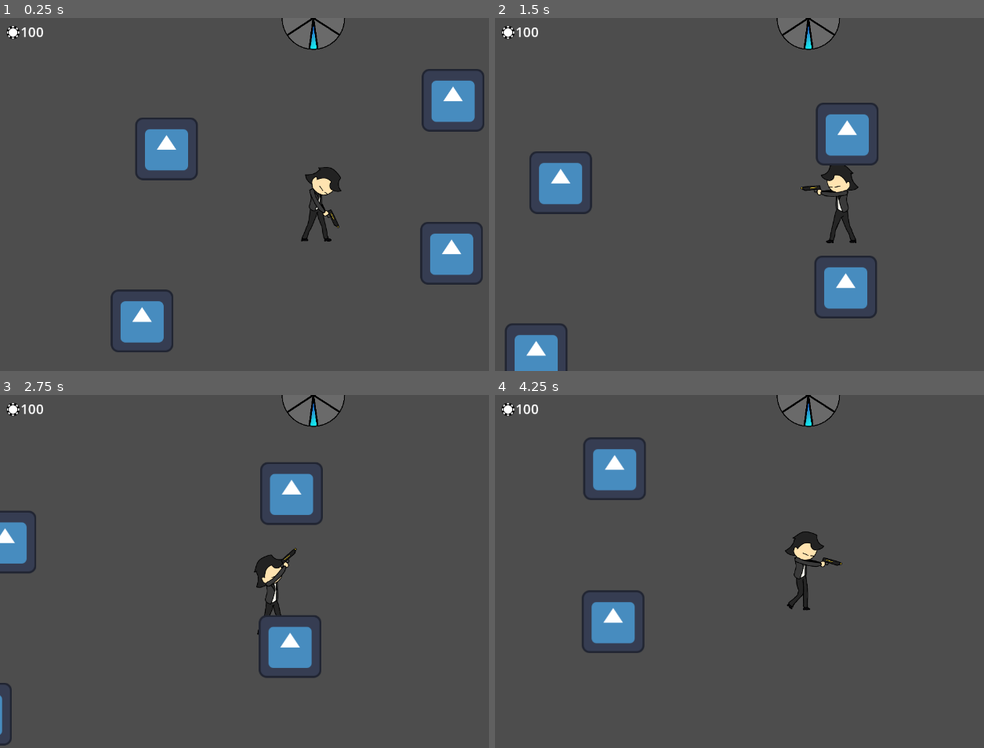
Above: before the commit, frames 1-4 (two rows, left to right).
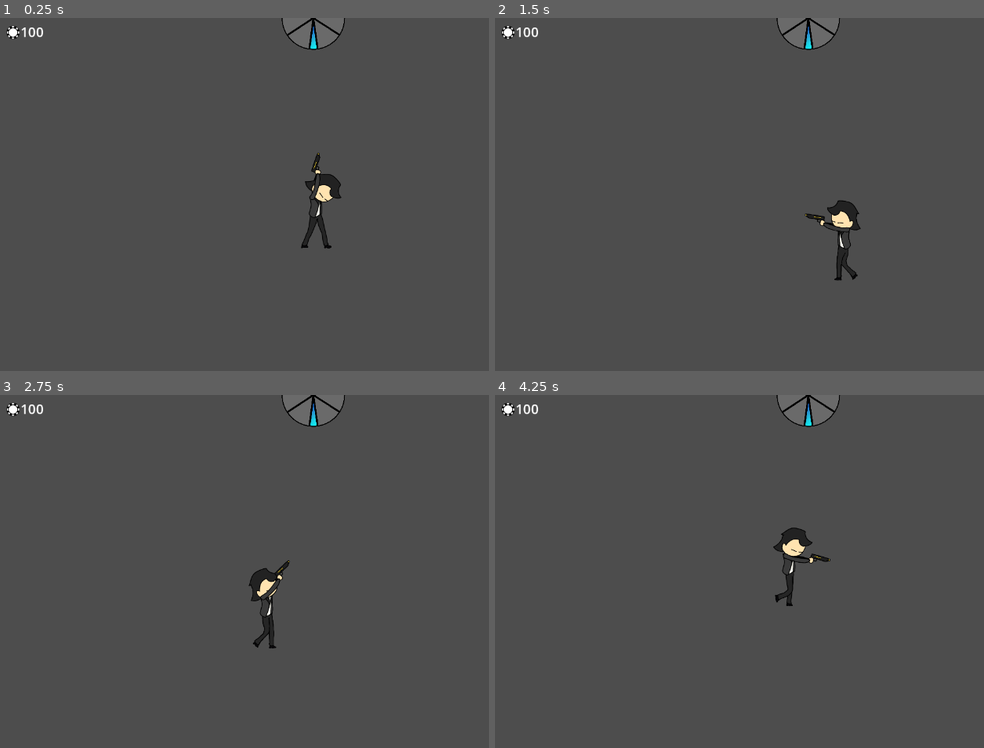
Above: after the commit, the same moments.

Repository: ClipperDev/spinning-game
Game: Godot game, scene res://levels/test_world.tscn
Two runs of this game, one before a commit and one after it. Both use one fixed random seed, a clock stepped at 60 frames per second and the inputs below. The engine's default icon, where the game draws it, is replaced by a stand-in: a white triangle on a blue panel in a dark square.
Inputs (mouse positions are in pixels of both pictures, inside the frame that each line leads up to):
- Up to frame 1 (0.25 s): no input
- Up to frame 2 (1.5 s): move the mouse to (944, 176) at 0.52 s; press the mouse at (944, 176) at 0.53 s; hold D (right) from 0.53 s (still down); tap Space (jump) at 0.77 s; move the mouse to (680, 212) at 1.27 s; release the mouse at (680, 212) at 1.28 s; tap Q (spin) at 1.35 s
- Up to frame 3 (2.75 s): tap Space (jump) at 1.52 s; move the mouse to (376, 493) at 2.02 s; release D (right) at 2.03 s; press the mouse at (376, 493) at 2.03 s; hold A (left) from 2.03 s (still down)
- Up to frame 4 (4.25 s): move the mouse to (778, 642) at 2.77 s; release A (left) at 2.78 s; release the mouse at (778, 642) at 2.78 s; hold D (right) from 2.78 s (still down); tap Q (spin) at 2.85 s; tap Space (jump) at 3.02, 3.77 s; move the mouse to (outside the picture) at 3.52 s; press the mouse at (outside the picture) at 3.53 s

The runs differ from the first frame. In frame 1, 6.1% of the frame differs, in the area x 22-100%, y 14-95%; in frame 2, 6.3%, in the area x 2-79%, y 24-100%; in frame 3, 4.5%; in frame 4, 3.8%.

Commit message:
tilemap added

Diff:
--- a/levels/test_world.tscn
+++ b/levels/test_world.tscn
@@ -3,9 +3,9 @@
 [ext_resource type="PackedScene" uid="uid://cd6fxjm4ouvsg" path="res://player/player.tscn" id="1_piha8"]
 [ext_resource type="PackedScene" uid="uid://dkp4a12gcwcqw" path="res://projectiles/default_jackpot_proj.tscn" id="2_c576j"]
 [ext_resource type="Script" uid="uid://dhpawmqpt3vvs" path="res://scripts/wheel_slot.gd" id="2_kbvng"]
-[ext_resource type="Texture2D" uid="uid://d4fhi07gfh58s" path="res://icon.svg" id="4_lqt7o"]
-
-[sub_resource type="WorldBoundaryShape2D" id="WorldBoundaryShape2D_1vivr"]
+[ext_resource type="Texture2D" uid="uid://cmmb6nwcg6cxt" path="res://levels/bricktile2.png" id="4_lqt7o"]
+
+[sub_resource type="WorldBoundaryShape2D" id="WorldBoundaryShape2D_yffdw"]
 
 [sub_resource type="Resource" id="Resource_piha8"]
 script = ExtResource("2_kbvng")
@@ -13,30 +13,410 @@
 bullet = ExtResource("2_c576j")
 metadata/_custom_type_script = "uid://dhpawmqpt3vvs"
 
+[sub_resource type="TileSetAtlasSource" id="TileSetAtlasSource_vytw3"]
+texture = ExtResource("4_lqt7o")
+texture_region_size = Vector2i(192, 192)
+0:0/0 = 0
+0:0/0/terrain_set = 0
+0:0/0/terrain = 0
+0:0/0/physics_layer_0/polygon_0/points = PackedVector2Array(-48, -48, 48, -48, 48, 96, -48, 96)
+0:0/0/terrains_peering_bit/bottom_side = 0
+0:1/0 = 0
+0:1/0/terrain_set = 0
+0:1/0/terrain = 0
+0:1/0/physics_layer_0/polygon_0/points = PackedVector2Array(-48, -96, 48, -96, 48, 96, -48, 96)
+0:1/0/terrains_peering_bit/bottom_side = 0
+0:1/0/terrains_peering_bit/top_side = 0
+0:2/0 = 0
+0:2/0/terrain_set = 0
+0:2/0/terrain = 0
+0:2/0/physics_layer_0/polygon_0/points = PackedVector2Array(48, 48, -48, 48, -48, -96, 48, -96)
+0:2/0/terrains_peering_bit/top_side = 0
+0:3/0 = 0
+0:3/0/terrain_set = 0
+0:3/0/terrain = 0
+0:3/0/physics_layer_0/polygon_0/points = PackedVector2Array(-48, 48, -48, -48, 96, -48, 96, 48)
+0:3/0/terrains_peering_bit/right_side = 0
+1:3/0 = 0
+1:3/0/terrain_set = 0
+1:3/0/terrain = 0
+1:3/0/physics_layer_0/polygon_0/points = PackedVector2Array(-96, 48, -96, -48, 96, -48, 96, 48)
+1:3/0/terrains_peering_bit/right_side = 0
+1:3/0/terrains_peering_bit/left_side = 0
+2:3/0 = 0
+2:3/0/terrain_set = 0
+2:3/0/terrain = 0
+2:3/0/physics_layer_0/polygon_0/points = PackedVector2Array(48, -48, 48, 48, -96, 48, -96, -48)
+2:3/0/terrains_peering_bit/left_side = 0
+2:2/0 = 0
+2:2/0/terrain_set = 0
+2:2/0/terrain = 0
+2:2/0/physics_layer_0/polygon_0/points = PackedVector2Array(48, -96, 48, 48, -96, 48, -96, -48, -48, -48, -48, -96)
+2:2/0/terrains_peering_bit/left_side = 0
+2:2/0/terrains_peering_bit/top_side = 0
+1:2/0 = 0
+1:2/0/terrain_set = 0
+1:2/0/terrain = 0
+1:2/0/physics_layer_0/polygon_0/points = PackedVector2Array(96, 48, -48, 48, -48, -96, 48, -96, 48, -48, 96, -48)
+1:2/0/terrains_peering_bit/right_side = 0
+1:2/0/terrains_peering_bit/top_side = 0
+1:1/0 = 0
+1:1/0/terrain_set = 0
+1:1/0/terrain = 0
+1:1/0/physics_layer_0/polygon_0/points = PackedVector2Array(96, 48, 48, 48, 48, 96, -48, 96, -48, 48, -48, -96, 48, -96, 48, -48, 96, -48)
+1:1/0/terrains_peering_bit/right_side = 0
+1:1/0/terrains_peering_bit/bottom_side = 0
+1:1/0/terrains_peering_bit/top_side = 0
+2:1/0 = 0
+2:1/0/terrain_set = 0
+2:1/0/terrain = 0
+2:1/0/physics_layer_0/polygon_0/points = PackedVector2Array(-96, -48, -48, -48, -48, -96, 48, -96, 48, -48, 48, 96, -48, 96, -48, 48, -96, 48)
+2:1/0/terrains_peering_bit/bottom_side = 0
+2:1/0/terrains_peering_bit/left_side = 0
+2:1/0/terrains_peering_bit/top_side = 0
+2:0/0 = 0
+2:0/0/terrain_set = 0
+2:0/0/terrain = 0
+2:0/0/physics_layer_0/polygon_0/points = PackedVector2Array(-96, -48, 48, -48, 48, 96, -48, 96, -48, 48, -96, 48)
+2:0/0/terrains_peering_bit/bottom_side = 0
+2:0/0/terrains_peering_bit/left_side = 0
+1:0/0 = 0
+1:0/0/terrain_set = 0
+1:0/0/terrain = 0
+1:0/0/physics_layer_0/polygon_0/points = PackedVector2Array(-48, 96, -48, -48, 96, -48, 96, 48, 48, 48, 48, 96)
+1:0/0/terrains_peering_bit/right_side = 0
+1:0/0/terrains_peering_bit/bottom_side = 0
+3:0/0 = 0
+3:0/0/terrain_set = 0
+3:0/0/terrain = 0
+3:0/0/physics_layer_0/polygon_0/points = PackedVector2Array(-48, -96, -48, -48, -48, 96, 96, 96, 96, -48, 48, -48, 48, -96)
+3:0/0/terrains_peering_bit/right_side = 0
+3:0/0/terrains_peering_bit/bottom_right_corner = 0
+3:0/0/terrains_peering_bit/bottom_side = 0
+3:0/0/terrains_peering_bit/top_side = 0
+3:1/0 = 0
+3:1/0/terrain_set = 0
+3:1/0/terrain = 0
+3:1/0/physics_layer_0/polygon_0/points = PackedVector2Array(-48, 96, -48, 48, -48, -96, 96, -96, 96, 48, 48, 48, 48, 96)
+3:1/0/terrains_peering_bit/right_side = 0
+3:1/0/terrains_peering_bit/bottom_side = 0
+3:1/0/terrains_peering_bit/top_side = 0
+3:1/0/terrains_peering_bit/top_right_corner = 0
+3:2/0 = 0
+3:2/0/terrain_set = 0
+3:2/0/terrain = 0
+3:2/0/physics_layer_0/polygon_0/points = PackedVector2Array(-48, -96, -48, -48, -96, -48, -96, 48, -48, 48, -48, 96, 48, 96, 96, 96, 96, 48, 96, -48, 48, -48, 48, -96)
+3:2/0/terrains_peering_bit/right_side = 0
+3:2/0/terrains_peering_bit/bottom_right_corner = 0
+3:2/0/terrains_peering_bit/bottom_side = 0
+3:2/0/terrains_peering_bit/left_side = 0
+3:2/0/terrains_peering_bit/top_side = 0
+3:3/0 = 0
+3:3/0/terrain_set = 0
+3:3/0/terrain = 0
+3:3/0/physics_layer_0/polygon_0/points = PackedVector2Array(-96, 48, -48, 48, -48, 96, 48, 96, 48, 48, 96, 48, 96, -48, 96, -96, 48, -96, -48, -96, -48, -48, -96, -48)
+3:3/0/terrains_peering_bit/right_side = 0
+3:3/0/terrains_peering_bit/bottom_side = 0
+3:3/0/terrains_peering_bit/left_side = 0
+3:3/0/terrains_peering_bit/top_side = 0
+3:3/0/terrains_peering_bit/top_right_corner = 0
+4:3/0 = 0
+4:3/0/terrain_set = 0
+4:3/0/terrain = 0
+4:3/0/physics_layer_0/polygon_0/points = PackedVector2Array(48, 96, 48, 48, 96, 48, 96, -48, 48, -48, 48, -96, -48, -96, -96, -96, -96, -48, -96, 48, -48, 48, -48, 96)
+4:3/0/terrains_peering_bit/right_side = 0
+4:3/0/terrains_peering_bit/bottom_side = 0
+4:3/0/terrains_peering_bit/left_side = 0
+4:3/0/terrains_peering_bit/top_left_corner = 0
+4:3/0/terrains_peering_bit/top_side = 0
+4:2/0 = 0
+4:2/0/terrain_set = 0
+4:2/0/terrain = 0
+4:2/0/physics_layer_0/polygon_0/points = PackedVector2Array(96, -48, 48, -48, 48, -96, -48, -96, -48, -48, -96, -48, -96, 48, -96, 96, -48, 96, 48, 96, 48, 48, 96, 48)
+4:2/0/terrains_peering_bit/right_side = 0
+4:2/0/terrains_peering_bit/bottom_side = 0
+4:2/0/terrains_peering_bit/bottom_left_corner = 0
+4:2/0/terrains_peering_bit/left_side = 0
+4:2/0/terrains_peering_bit/top_side = 0
+4:1/0 = 0
+4:1/0/terrain_set = 0
+4:1/0/terrain = 0
+4:1/0/physics_layer_0/polygon_0/points = PackedVector2Array(48, 96, 48, 48, 96, 48, 96, -96, -96, -96, -96, 48, -48, 48, -48, 96)
+4:1/0/terrains_peering_bit/right_side = 0
+4:1/0/terrains_peering_bit/bottom_side = 0
+4:1/0/terrains_peering_bit/left_side = 0
+4:1/0/terrains_peering_bit/top_left_corner = 0
+4:1/0/terrains_peering_bit/top_side = 0
+4:1/0/terrains_peering_bit/top_right_corner = 0
+4:0/0 = 0
+4:0/0/terrain_set = 0
+4:0/0/terrain = 0
+4:0/0/physics_layer_0/polygon_0/points = PackedVector2Array(-48, -96, -48, -48, -96, -48, -96, 96, 96, 96, 96, -48, 48, -48, 48, -96)
+4:0/0/terrains_peering_bit/right_side = 0
+4:0/0/terrains_peering_bit/bottom_right_corner = 0
+4:0/0/terrains_peering_bit/bottom_side = 0
+4:0/0/terrains_peering_bit/bottom_left_corner = 0
+4:0/0/terrains_peering_bit/left_side = 0
+4:0/0/terrains_peering_bit/top_side = 0
+5:0/0 = 0
+5:0/0/terrain_set = 0
+5:0/0/terrain = 0
+5:0/0/physics_layer_0/polygon_0/points = PackedVector2Array(96, -48, 48, -48, -96, -48, -96, 96, 48, 96, 48, 48, 96, 48)
+5:0/0/terrains_peering_bit/right_side = 0
+5:0/0/terrains_peering_bit/bottom_side = 0
+5:0/0/terrains_peering_bit/bottom_left_corner = 0
+5:0/0/terrains_peering_bit/left_side = 0
+5:1/0 = 0
+5:1/0/terrain_set = 0
+5:1/0/terrain = 0
+5:1/0/physics_layer_0/polygon_0/points = PackedVector2Array(96, 48, 48, 48, -96, 48, -96, -96, 48, -96, 48, -48, 96, -48)
+5:1/0/terrains_peering_bit/right_side = 0
+5:1/0/terrains_peering_bit/left_side = 0
+5:1/0/terrains_peering_bit/top_left_corner = 0
+5:1/0/terrains_peering_bit/top_side = 0
+5:2/0 = 0
+5:2/0/terrain_set = 0
+5:2/0/terrain = 0
+5:2/0/physics_layer_0/polygon_0/points = PackedVector2Array(-48, 96, -48, 48, -96, 48, -96, -48, -48, -48, 96, -48, 96, 48, 48, 48, 48, 96)
+5:2/0/terrains_peering_bit/right_side = 0
+5:2/0/terrains_peering_bit/bottom_side = 0
+5:2/0/terrains_peering_bit/left_side = 0
+5:3/0 = 0
+5:3/0/terrain_set = 0
+5:3/0/terrain = 0
+5:3/0/physics_layer_0/polygon_0/points = PackedVector2Array(48, -96, 48, -48, 96, -48, 96, 48, 48, 48, -96, 48, -96, -48, -48, -48, -48, -96)
+5:3/0/terrains_peering_bit/right_side = 0
+5:3/0/terrains_peering_bit/left_side = 0
+5:3/0/terrains_peering_bit/top_side = 0
+6:3/0 = 0
+6:3/0/terrain_set = 0
+6:2/0 = 0
+6:2/0/terrain_set = 0
+6:2/0/terrain = 0
+6:2/0/physics_layer_0/polygon_0/points = PackedVector2Array(96, -48, 48, -48, 48, -96, -48, -96, -48, -48, -96, -48, -96, 48, -48, 48, -48, 96, 48, 96, 48, 48, 96, 48)
+6:2/0/terrains_peering_bit/right_side = 0
+6:2/0/terrains_peering_bit/bottom_side = 0
+6:2/0/terrains_peering_bit/left_side = 0
+6:2/0/terrains_peering_bit/top_side = 0
+6:1/0 = 0
+6:1/0/terrain_set = 0
+6:1/0/terrain = 0
+6:1/0/physics_layer_0/polygon_0/points = PackedVector2Array(-96, 48, -48, 48, 96, 48, 96, -96, -48, -96, -48, -48, -96, -48)
+6:1/0/terrains_peering_bit/right_side = 0
+6:1/0/terrains_peering_bit/left_side = 0
+6:1/0/terrains_peering_bit/top_side = 0
+6:1/0/terrains_peering_bit/top_right_corner = 0
+6:0/0 = 0
+6:0/0/terrain_set = 0
+6:0/0/terrain = 0
+6:0/0/physics_layer_0/polygon_0/points = PackedVector2Array(-96, -48, -48, -48, 96, -48, 96, 96, -48, 96, -48, 48, -96, 48)
+6:0/0/terrains_peering_bit/right_side = 0
+6:0/0/terrains_peering_bit/bottom_right_corner = 0
+6:0/0/terrains_peering_bit/bottom_side = 0
+6:0/0/terrains_peering_bit/left_side = 0
+7:1/0 = 0
+7:1/0/terrain_set = 0
+7:1/0/terrain = 0
+7:1/0/physics_layer_0/polygon_0/points = PackedVector2Array(48, 96, 48, 48, 48, -96, -96, -96, -96, 48, -48, 48, -48, 96)
+7:1/0/terrains_peering_bit/bottom_side = 0
+7:1/0/terrains_peering_bit/left_side = 0
+7:1/0/terrains_peering_bit/top_left_corner = 0
+7:1/0/terrains_peering_bit/top_side = 0
+7:2/0 = 0
+7:2/0/terrain_set = 0
+7:2/0/terrain = 0
+7:2/0/physics_layer_0/polygon_0/points = PackedVector2Array(-96, 48, -48, 48, -48, 96, 96, 96, 96, -96, -48, -96, -48, -48, -96, -48)
+7:2/0/terrains_peering_bit/right_side = 0
+7:2/0/terrains_peering_bit/bottom_right_corner = 0
+7:2/0/terrains_peering_bit/bottom_side = 0
+7:2/0/terrains_peering_bit/left_side = 0
+7:2/0/terrains_peering_bit/top_side = 0
+7:2/0/terrains_peering_bit/top_right_corner = 0
+7:3/0 = 0
+7:3/0/terrain_set = 0
+7:3/0/terrain = 0
+7:3/0/physics_layer_0/polygon_0/points = PackedVector2Array(-48, -48, -48, 48, 48, 48, 48, -48)
+8:3/0 = 0
+8:3/0/terrain_set = 0
+8:3/0/terrain = 0
+8:3/0/physics_layer_0/polygon_0/points = PackedVector2Array(-48, -96, -96, -96, -96, -48, -96, 48, -96, 96, -48, 96, 96, 96, 96, -48, 48, -48, 48, -96)
+8:3/0/terrains_peering_bit/right_side = 0
+8:3/0/terrains_peering_bit/bottom_right_corner = 0
+8:3/0/terrains_peering_bit/bottom_side = 0
+8:3/0/terrains_peering_bit/bottom_left_corner = 0
+8:3/0/terrains_peering_bit/left_side = 0
+8:3/0/terrains_peering_bit/top_left_corner = 0
+8:3/0/terrains_peering_bit/top_side = 0
+8:2/0 = 0
+8:2/0/terrain_set = 0
+8:2/0/terrain = 0
+8:2/0/physics_layer_0/polygon_0/points = PackedVector2Array(96, -48, 48, -48, 48, -96, -96, -96, -96, 96, 48, 96, 48, 48, 96, 48)
+8:2/0/terrains_peering_bit/right_side = 0
+8:2/0/terrains_peering_bit/bottom_side = 0
+8:2/0/terrains_peering_bit/bottom_left_corner = 0
+8:2/0/terrains_peering_bit/left_side = 0
+8:2/0/terrains_peering_bit/top_left_corner = 0
+8:2/0/terrains_peering_bit/top_side = 0
+8:1/0 = 0
+8:1/0/terrain_set = 0
+8:1/0/terrain = 0
+8:1/0/physics_layer_0/polygon_0/points = PackedVector2Array(-96, 48, -96, 96, -48, 96, 48, 96, 48, 48, 96, 48, 96, -96, -48, -96, -48, -48, -96, -48)
+8:1/0/terrains_peering_bit/right_side = 0
+8:1/0/terrains_peering_bit/bottom_side = 0
+8:1/0/terrains_peering_bit/bottom_left_corner = 0
+8:1/0/terrains_peering_bit/left_side = 0
+8:1/0/terrains_peering_bit/top_side = 0
+8:1/0/terrains_peering_bit/top_right_corner = 0
+8:0/0 = 0
+8:0/0/terrain_set = 0
+8:0/0/terrain = 0
+8:0/0/physics_layer_0/polygon_0/points = PackedVector2Array(-48, -96, -96, -96, -96, -48, -96, 48, -48, 48, -48, 96, 96, 96, 96, -48, 48, -48, 48, -96)
+8:0/0/terrains_peering_bit/right_side = 0
+8:0/0/terrains_peering_bit/bottom_right_corner = 0
+8:0/0/terrains_peering_bit/bottom_side = 0
+8:0/0/terrains_peering_bit/left_side = 0
+8:0/0/terrains_peering_bit/top_left_corner = 0
+8:0/0/terrains_peering_bit/top_side = 0
+7:0/0 = 0
+7:0/0/terrain_set = 0
+7:0/0/terrain = 0
+7:0/0/physics_layer_0/polygon_0/points = PackedVector2Array(48, -96, 48, -48, 48, 96, -96, 96, -96, -48, -48, -48, -48, -96)
+7:0/0/terrains_peering_bit/bottom_side = 0
+7:0/0/terrains_peering_bit/bottom_left_corner = 0
+7:0/0/terrains_peering_bit/left_side = 0
+7:0/0/terrains_peering_bit/top_side = 0
+9:0/0 = 0
+9:0/0/terrain_set = 0
+9:0/0/terrain = 0
+9:0/0/physics_layer_0/polygon_0/points = PackedVector2Array(-48, -48, -48, 96, 96, 96, 96, -48)
+9:0/0/terrains_peering_bit/right_side = 0
+9:0/0/terrains_peering_bit/bottom_right_corner = 0
+9:0/0/terrains_peering_bit/bottom_side = 0
+9:1/0 = 0
+9:1/0/terrain_set = 0
+9:1/0/terrain = 0
+9:1/0/physics_layer_0/polygon_0/points = PackedVector2Array(-48, -96, -48, 96, 96, 96, 96, -96)
+9:1/0/terrains_peering_bit/right_side = 0
+9:1/0/terrains_peering_bit/bottom_right_corner = 0
+9:1/0/terrains_peering_bit/bottom_side = 0
+9:1/0/terrains_peering_bit/top_side = 0
+9:1/0/terrains_peering_bit/top_right_corner = 0
+9:2/0 = 0
+9:2/0/terrain_set = 0
+9:2/0/terrain = 0
+9:2/0/physics_layer_0/polygon_0/points = PackedVector2Array(-48, 48, 96, 48, 96, -96, -48, -96)
+9:2/0/terrains_peering_bit/right_side = 0
+9:2/0/terrains_peering_bit/top_side = 0
+9:2/0/terrains_peering_bit/top_right_corner = 0
+9:3/0 = 0
+9:3/0/terrain_set = 0
+9:3/0/terrain = 0
+9:3/0/physics_layer_0/polygon_0/points = PackedVector2Array(-96, 48, -96, 96, -48, 96, 48, 96, 96, 96, 96, 48, 96, -96, -48, -96, -48, -48, -96, -48)
+9:3/0/terrains_peering_bit/right_side = 0
+9:3/0/terrains_peering_bit/bottom_right_corner = 0
+9:3/0/terrains_peering_bit/bottom_side = 0
+9:3/0/terrains_peering_bit/bottom_left_corner = 0
+9:3/0/terrains_peering_bit/left_side = 0
+9:3/0/terrains_peering_bit/top_side = 0
+9:3/0/terrains_peering_bit/top_right_corner = 0
+10:3/0 = 0
+10:3/0/terrain_set = 0
+10:3/0/terrain = 0
+10:3/0/physics_layer_0/polygon_0/points = PackedVector2Array(96, -48, 96, -96, 48, -96, -48, -96, -96, -96, -96, -48, -96, 96, 48, 96, 48, 48, 96, 48)
+10:3/0/terrains_peering_bit/right_side = 0
+10:3/0/terrains_peering_bit/bottom_side = 0
+10:3/0/terrains_peering_bit/bottom_left_corner = 0
+10:3/0/terrains_peering_bit/left_side = 0
+10:3/0/terrains_peering_bit/top_left_corner = 0
+10:3/0/terrains_peering_bit/top_side = 0
+10:3/0/terrains_peering_bit/top_right_corner = 0
+10:2/0 = 0
+10:2/0/terrain_set = 0
+10:2/0/terrain = 0
+10:2/0/physics_layer_0/polygon_0/points = PackedVector2Array(-96, 48, 96, 48, 96, -96, -96, -96)
+10:2/0/terrains_peering_bit/right_side = 0
+10:2/0/terrains_peering_bit/left_side = 0
+10:2/0/terrains_peering_bit/top_left_corner = 0
+10:2/0/terrains_peering_bit/top_side = 0
+10:2/0/terrains_peering_bit/top_right_corner = 0
+10:1/0 = 0
+10:1/0/terrain_set = 0
+10:1/0/terrain = 0
+10:1/0/physics_layer_0/polygon_0/points = PackedVector2Array(96, -96, -96, -96, -96, 96, 96, 96)
+10:1/0/terrains_peering_bit/right_side = 0
+10:1/0/terrains_peering_bit/bottom_right_corner = 0
+10:1/0/terrains_peering_bit/bottom_side = 0
+10:1/0/terrains_peering_bit/bottom_left_corner = 0
+10:1/0/terrains_peering_bit/left_side = 0
+10:1/0/terrains_peering_bit/top_left_corner = 0
+10:1/0/terrains_peering_bit/top_side = 0
+10:1/0/terrains_peering_bit/top_right_corner = 0
+10:0/0 = 0
+10:0/0/terrain_set = 0
+10:0/0/terrain = 0
+10:0/0/physics_layer_0/polygon_0/points = PackedVector2Array(96, -48, -96, -48, -96, 96, 96, 96)
+10:0/0/terrains_peering_bit/right_side = 0
+10:0/0/terrains_peering_bit/bottom_right_corner = 0
+10:0/0/terrains_peering_bit/bottom_side = 0
+10:0/0/terrains_peering_bit/bottom_left_corner = 0
+10:0/0/terrains_peering_bit/left_side = 0
+11:0/0 = 0
+11:0/0/terrain_set = 0
+11:0/0/terrain = 0
+11:0/0/physics_layer_0/polygon_0/points = PackedVector2Array(48, -48, -96, -48, -96, 96, 48, 96)
+11:0/0/terrains_peering_bit/bottom_side = 0
+11:0/0/terrains_peering_bit/bottom_left_corner = 0
+11:0/0/terrains_peering_bit/left_side = 0
+11:1/0 = 0
+11:1/0/terrain_set = 0
+11:1/0/terrain = 0
+11:1/0/physics_layer_0/polygon_0/points = PackedVector2Array(48, 96, 48, -96, -96, -96, -96, 96)
+11:1/0/terrains_peering_bit/bottom_side = 0
+11:1/0/terrains_peering_bit/bottom_left_corner = 0
+11:1/0/terrains_peering_bit/left_side = 0
+11:1/0/terrains_peering_bit/top_left_corner = 0
+11:1/0/terrains_peering_bit/top_side = 0
+11:2/0 = 0
+11:2/0/terrain_set = 0
+11:2/0/terrain = 0
+11:2/0/physics_layer_0/polygon_0/points = PackedVector2Array(48, 48, 48, -96, -96, -96, -96, 48)
+11:2/0/terrains_peering_bit/left_side = 0
+11:2/0/terrains_peering_bit/top_left_corner = 0
+11:2/0/terrains_peering_bit/top_side = 0
+11:3/0 = 0
+11:3/0/terrain_set = 0
+11:3/0/terrain = 0
+11:3/0/physics_layer_0/polygon_0/points = PackedVector2Array(48, 96, 96, 96, 96, 48, 96, -48, 96, -96, 48, -96, -96, -96, -96, 48, -48, 48, -48, 96)
+11:3/0/terrains_peering_bit/right_side = 0
+11:3/0/terrains_peering_bit/bottom_right_corner = 0
+11:3/0/terrains_peering_bit/bottom_side = 0
+11:3/0/terrains_peering_bit/left_side = 0
+11:3/0/terrains_peering_bit/top_left_corner = 0
+11:3/0/terrains_peering_bit/top_side = 0
+11:3/0/terrains_peering_bit/top_right_corner = 0
+
+[sub_resource type="TileSet" id="TileSet_yffdw"]
+tile_size = Vector2i(192, 192)
+physics_layer_0/collision_layer = 1
+terrain_set_0/mode = 0
+terrain_set_0/terrain_0/name = "Terrain 0"
+terrain_set_0/terrain_0/color = Color(0.060071796, 0.14259413, 0.0972982, 1)
+sources/0 = SubResource("TileSetAtlasSource_vytw3")
+
 [node name="test_world" type="Node2D" unique_id=712316580]
 
 [node name="StaticBody2D" type="StaticBody2D" parent="." unique_id=199574858 groups=["terrain"]]
 position = Vector2(654, 604)
 
-[node name="CollisionShape2D" type="CollisionShape2D" parent="StaticBody2D" unique_id=106130859]
-shape = SubResource("WorldBoundaryShape2D_1vivr")
+[node name="CollisionShape2D" type="CollisionShape2D" parent="StaticBody2D" unique_id=1462771363]
+position = Vector2(8, 680)
+scale = Vector2(0.5, 0.5)
+shape = SubResource("WorldBoundaryShape2D_yffdw")
 
 [node name="player" parent="." unique_id=821478642 instance=ExtResource("1_piha8")]
 position = Vector2(655, 503)
 jackpot_slot = SubResource("Resource_piha8")
 
-[node name="Icon" type="Sprite2D" parent="." unique_id=40246551]
-position = Vector2(355, 414)
-texture = ExtResource("4_lqt7o")
-
-[node name="Icon2" type="Sprite2D" parent="." unique_id=420754893]
-position = Vector2(937, 627)
-texture = ExtResource("4_lqt7o")
-
-[node name="Icon3" type="Sprite2D" parent="." unique_id=922988026]
-position = Vector2(305, 765)
-texture = ExtResource("4_lqt7o")
-
-[node name="Icon4" type="Sprite2D" parent="." unique_id=147082135]
-position = Vector2(940, 315)
-texture = ExtResource("4_lqt7o")
+[node name="TileMapLayer" type="TileMapLayer" parent="." unique_id=1696293320]
+scale = Vector2(0.5, 0.5)
+tile_set = SubResource("TileSet_yffdw")
--- a/player/camera.gd
+++ b/player/camera.gd
@@ -2,7 +2,7 @@
 
 @export var shake_fade: float = 10.0
 
-var player_favor: float = 20
+var camera_favor: float = 25
 
 var _shake: float = 0
 
@@ -11,7 +11,7 @@
 
 func _physics_process(_delta: float) -> void:
 	var path: Vector2 = -Global.player.global_position + get_global_mouse_position()
-	global_position = (Global.player.global_position + (path * player_favor/100))
+	global_position = (Global.player.global_position + (path * (camera_favor/100)))
 
 func _process(delta: float) -> void:
 	if _shake > 0:
--- a/player/player.tscn
+++ b/player/player.tscn
@@ -11,10 +11,6 @@
 [ext_resource type="Texture2D" uid="uid://21f1xjoanekx" path="res://player/sprites/head.png" id="7_rgyib"]
 [ext_resource type="Texture2D" uid="uid://deoiro8ynbip6" path="res://player/sprites/walk.png" id="8_8t03j"]
 [ext_resource type="Script" uid="uid://chts54o0pwjjd" path="res://player/camera.gd" id="10_2ieo8"]
-
-[sub_resource type="AtlasTexture" id="AtlasTexture_2ieo8"]
-atlas = ExtResource("8_8t03j")
-region = Rect2(0, 0, 384, 384)
 
 [sub_resource type="AtlasTexture" id="AtlasTexture_ebec5"]
 atlas = ExtResource("8_8t03j")
@@ -63,9 +59,6 @@
 "speed": 0.0
 }, {
 "frames": [{
-"duration": 1.0,
-"texture": SubResource("AtlasTexture_2ieo8")
-}, {
 "duration": 1.0,
 "texture": SubResource("AtlasTexture_ebec5")
 }, {
--- a/project.godot
+++ b/project.godot
@@ -23,8 +23,8 @@
 
 window/size/viewport_width=1280
 window/size/viewport_height=720
+window/size/mode=3
 window/stretch/mode="viewport"
-window/stretch/aspect="expand"
 
 [global_group]
 
Binary file added: levels/bricktile2.png
Not shown, added: levels/bricktile2.png.import
